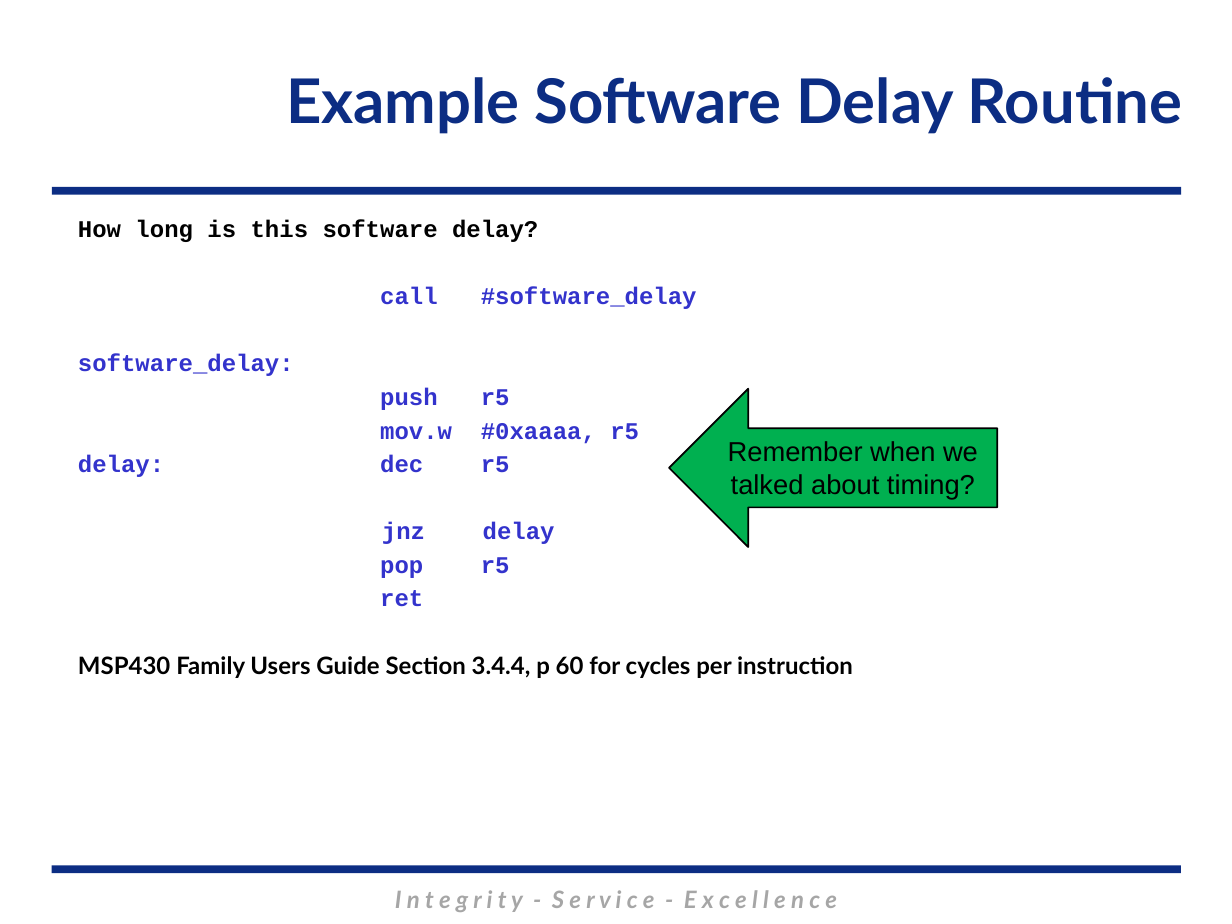
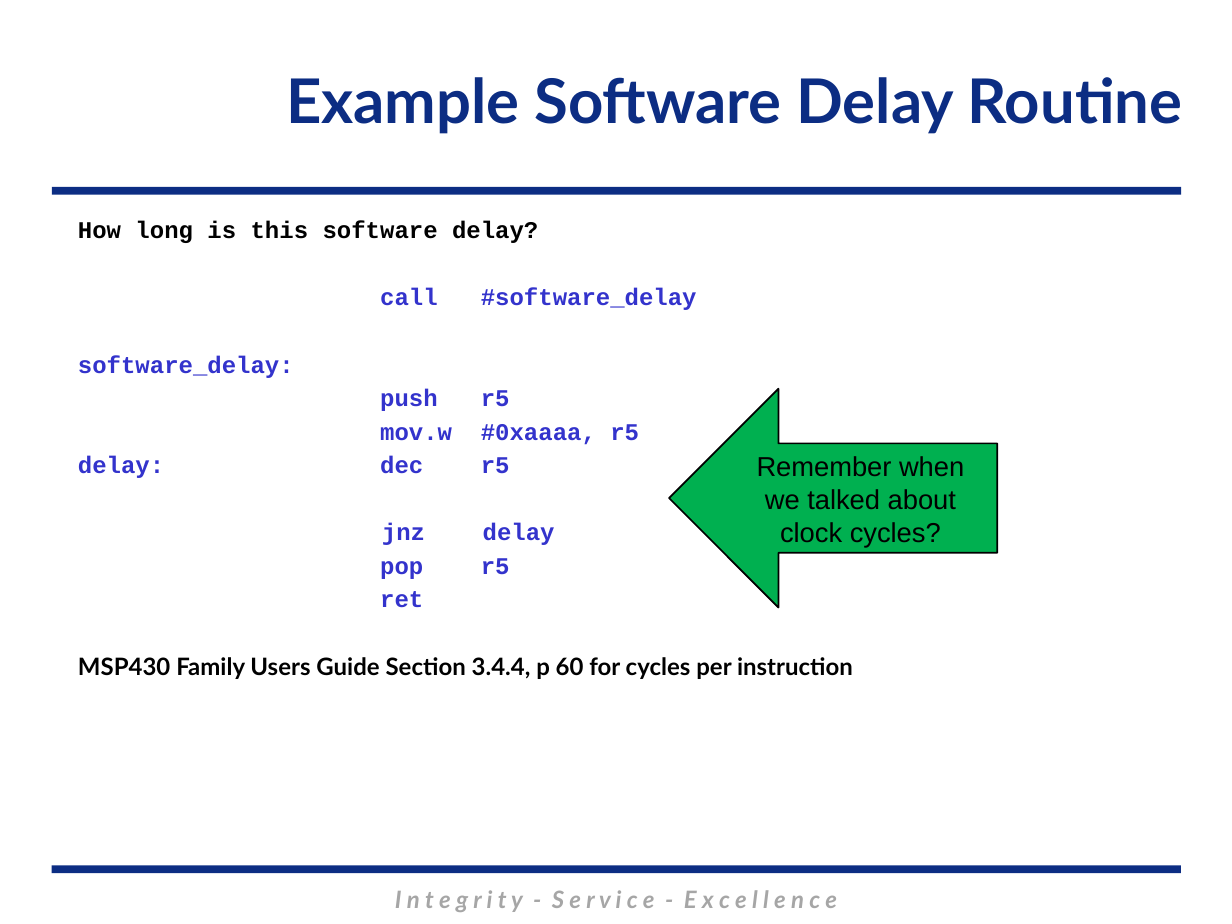
Before and after one commit to MarsUniversity/ECE382, a slide deck: slide 13 of source/lessons/lsn14-15/Lsn14-15.pptx. Drawn at 1232x924 pixels with LibreOffice and Linux fonts; fonts in the diff are those of the drawing; background and template pictures are left out. Boxes give left, top, right and bottom in pixels: in the first picture for what was removed or moved away, otherwise in the second. Text is boxed around its words. In the diff, an @@ line names an element or a change of style, - is before the commit and + after.

```diff
--- a/source/lessons/lsn14-15/Lsn14-15.pptx
+++ b/source/lessons/lsn14-15/Lsn14-15.pptx
@@ left arrow "Remember when we talked about ...": place and size @@
-left arrow "Remember when we talked about ..." at <box>669,389,997,547</box>
+left arrow "Remember when we talked about ..." at <box>669,389,997,609</box>
@@ text in left arrow at <box>757,456,964,548</box>: text changed @@
-Remember when we talked about timing?
+Remember when we talked about clock cycles?
```
Also in this commit, not shown: 2 other slides changed, 1 slide added, 59 other files.
